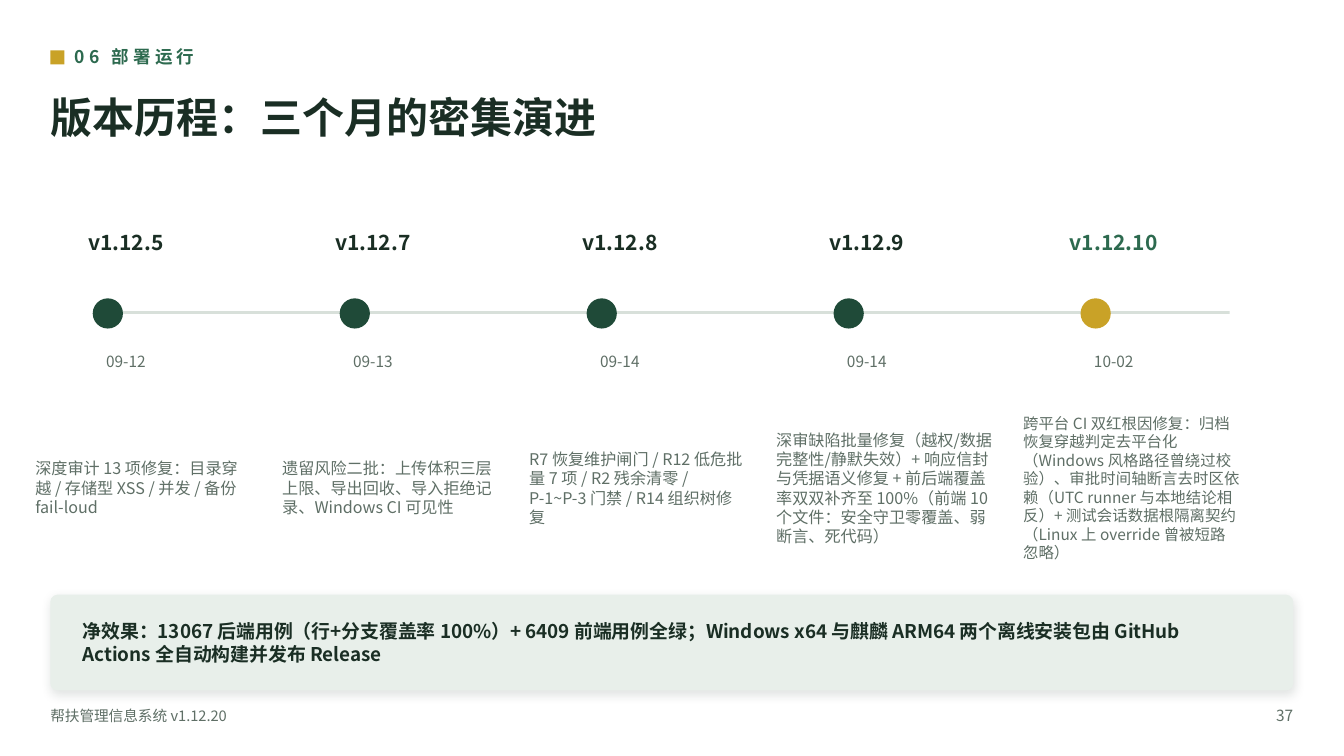
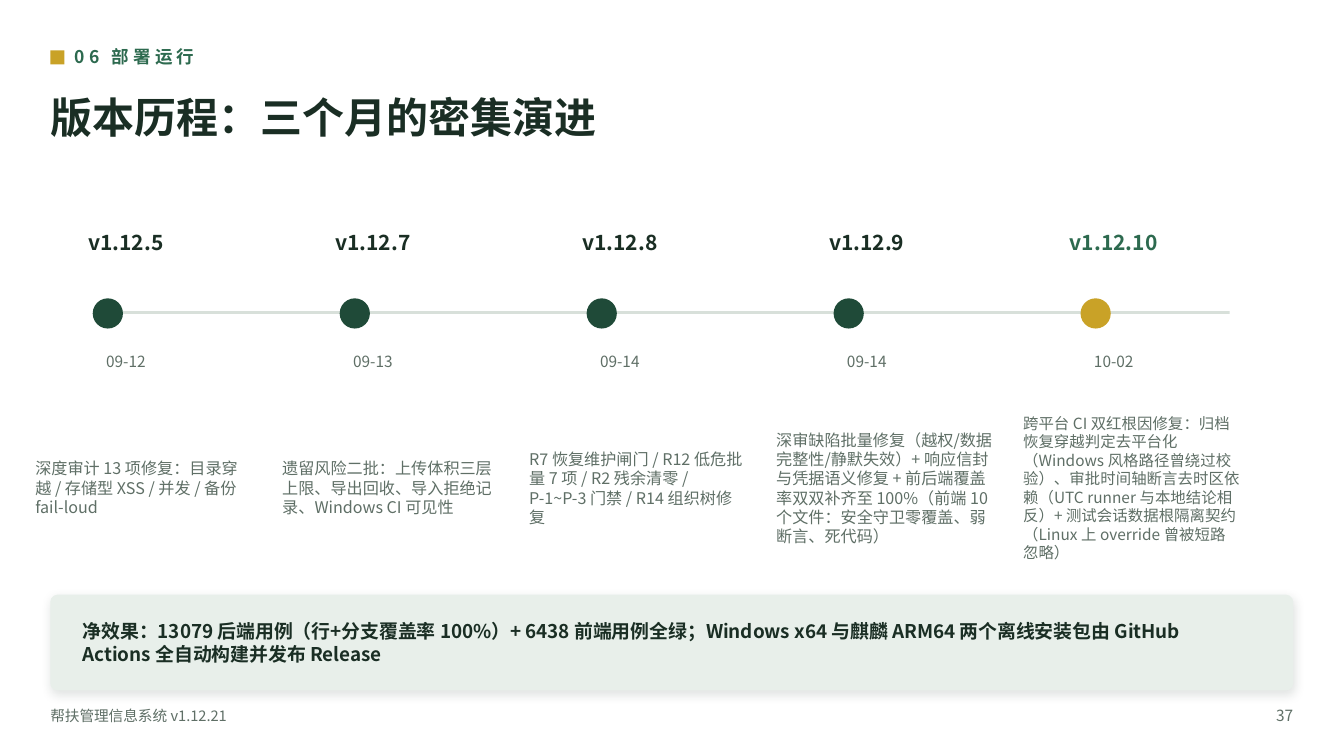
Before and after one commit to lzh745200/MRRS, a slide deck: slide 39 of docs/帮扶管理信息系统介绍.pptx. Drawn at 1344x756 pixels with LibreOffice and Linux fonts; fonts in the diff are those of the drawing. Boxes give left, top, right and bottom in pixels: in the first picture for what was removed or moved away, otherwise in the second. Text is boxed around its words. In the diff, an @@ line names an element or a change of style, - is before the commit and + after.

```diff
--- a/docs/帮扶管理信息系统介绍.pptx
+++ b/docs/帮扶管理信息系统介绍.pptx
@@ text at (83, 622, 1180, 663): text changed @@
-净效果：13067 后端用例（行+分支覆盖率 100%）+ 6409 前端用例全绿；Windows x64 与麒麟 ARM64 两个离线安装包由 GitHub Actions 全自动构建并发布 Release
+净效果：13079 后端用例（行+分支覆盖率 100%）+ 6438 前端用例全绿；Windows x64 与麒麟 ARM64 两个离线安装包由 GitHub Actions 全自动构建并发布 Release
@@ text at (50, 708, 227, 722): text changed @@
-帮扶管理信息系统 v1.12.20
+帮扶管理信息系统 v1.12.21
```
Also in this commit, not shown: 35 other slides changed, 28 other files.
